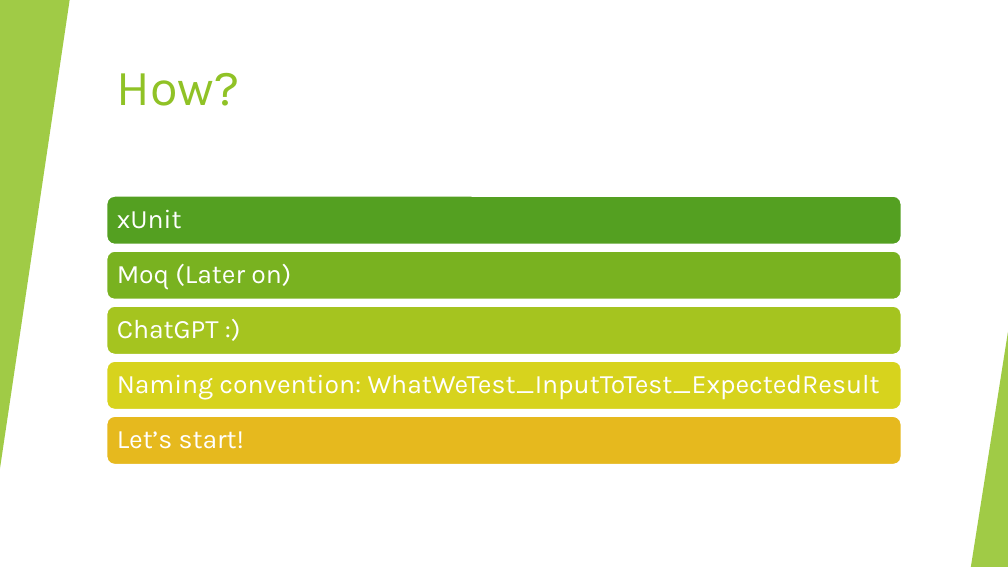
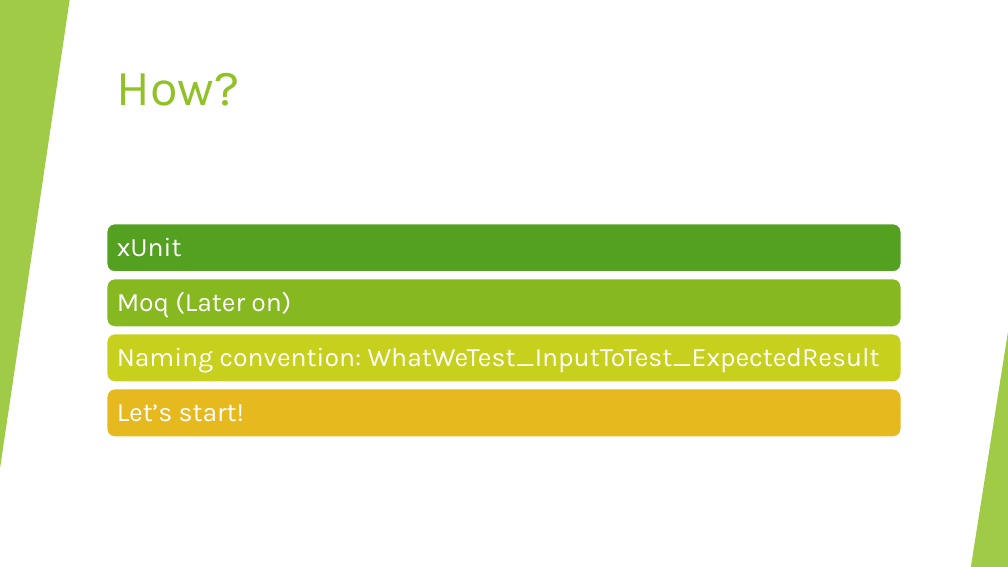
Before and after one commit to javitolin/CSharpWorkshopTodoList, a slide deck: slide 18 of Slides/3. Day 2 - OOP, Unit Tests, Collections.pptx (slide 9 before the commit). Drawn at 1008x567 pixels with LibreOffice and Linux fonts; fonts in the diff are those of the drawing. Boxes give left, top, right and bottom in pixels: in the first picture for what was removed or moved away, otherwise in the second. Text is boxed around its words. In the diff, an @@ line names an element or a change of style, - is before the commit and + after.

```diff
--- a/Slides/3. Day 2 - OOP, Unit Tests, Collections.pptx
+++ b/Slides/3. Day 2 - OOP, Unit Tests, Collections.pptx
@@ 2 texts, 2 rounded rectangles: place and size @@
-2 texts, 2 rounded rectangles at [107,196,902,300]
+2 texts, 2 rounded rectangles at [107,223,902,328]
@@ rounded rectangle at [107,278,902,328]: fill #79B220 to #86B820 @@
@@ rounded rectangle removed at [107,305,902,355] @@
@@ text removed at [117,320,219,339] @@
-ChatGPT :)
@@ 2 texts, 1 rounded rectangle: place and size @@
-2 texts, 1 rounded rectangle at [107,361,902,449]
+2 texts, 1 rounded rectangle at [107,334,902,422]
@@ rounded rectangle at [107,334,902,383]: fill #D7D31D to #C7D01D @@
@@ rounded rectangle: place and size @@
-rounded rectangle at [107,416,902,466]
+rounded rectangle at [107,388,902,437]
```
Also in this commit, not shown: 1 other slide changed, 10 slides added, 13 other files.
